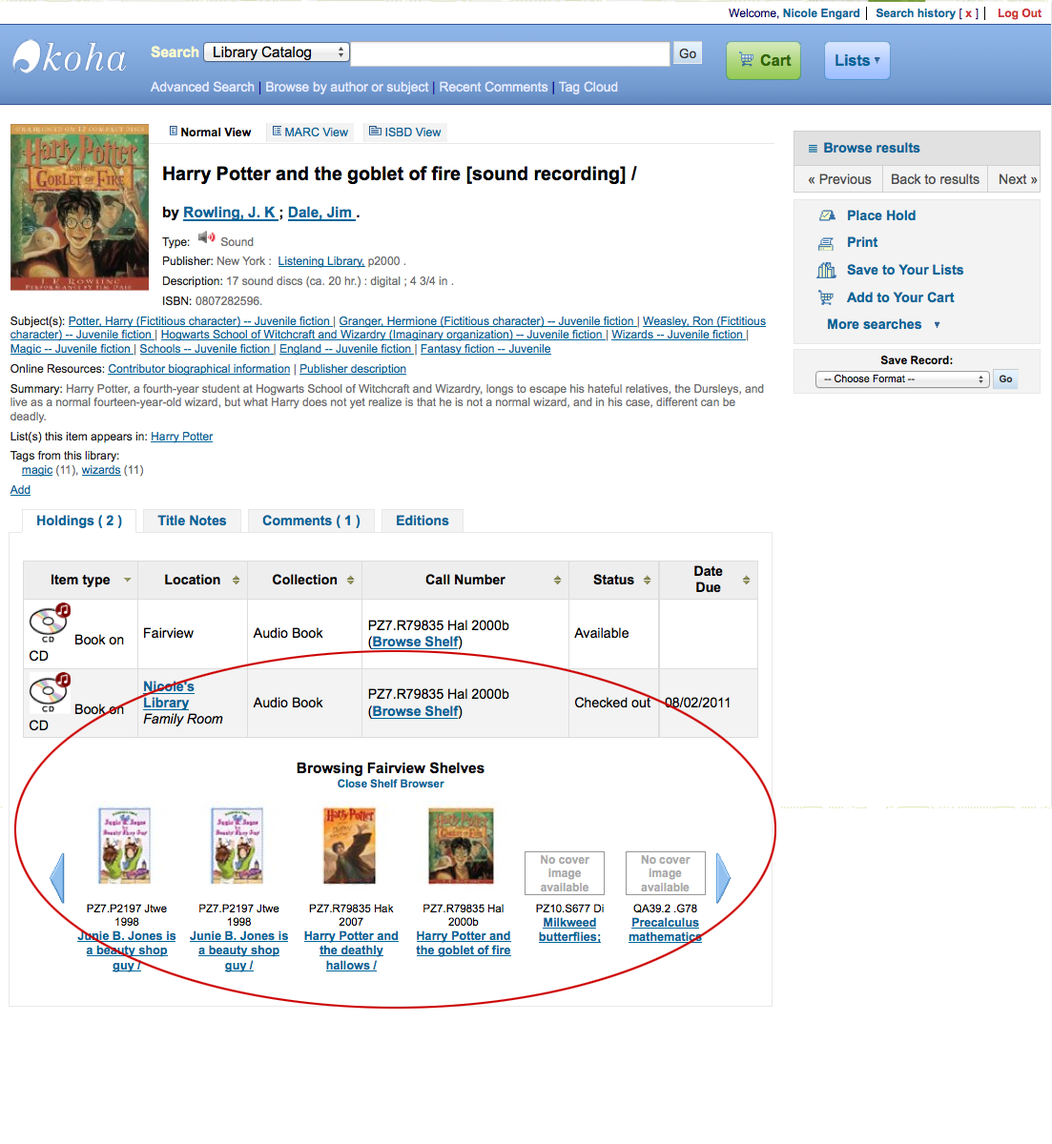
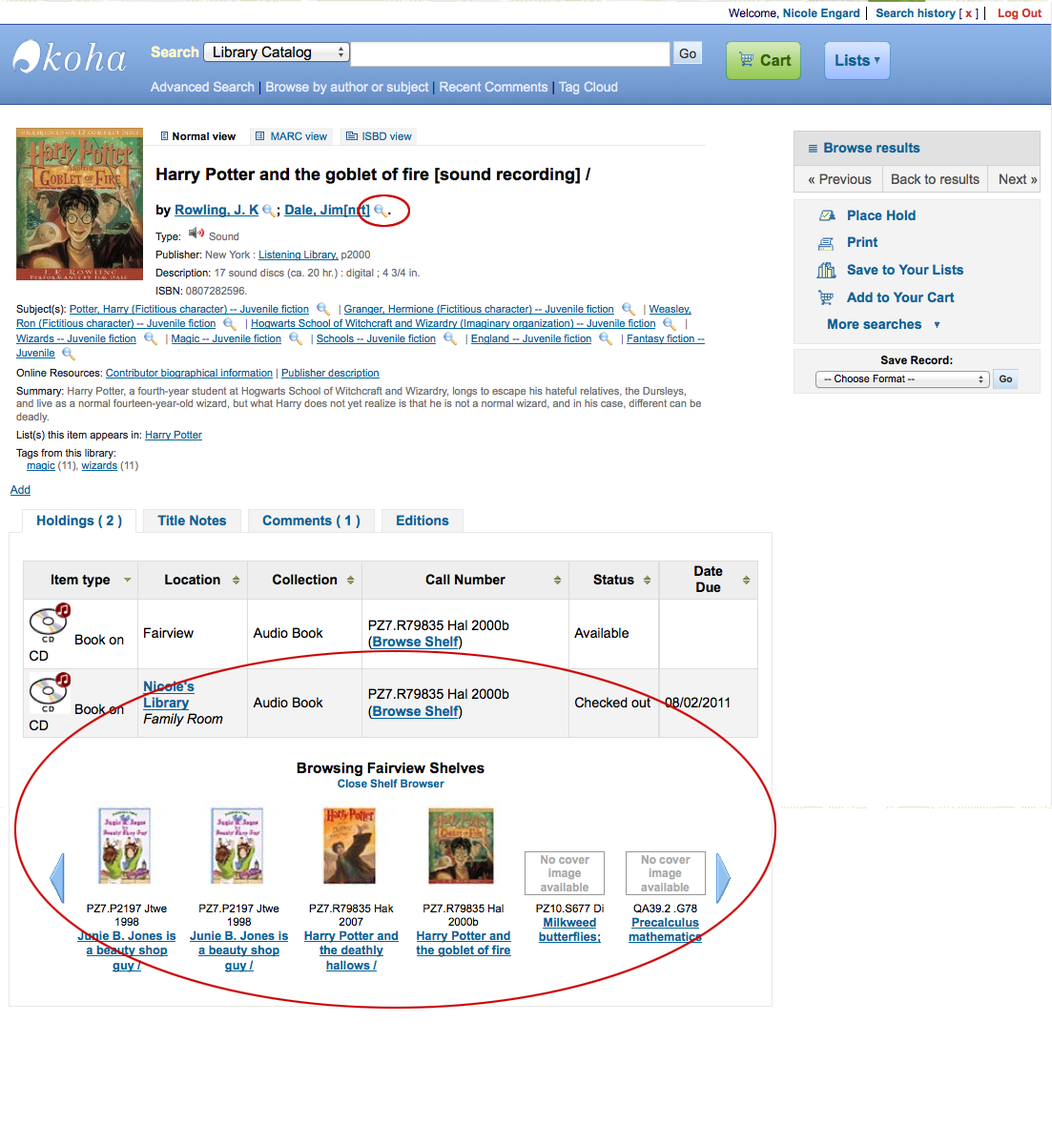
Layers edited between the first and the second 1052px x 1144px image:
added layer "authority link" above "shelfbrowse" over [9, 123, 775, 477]
